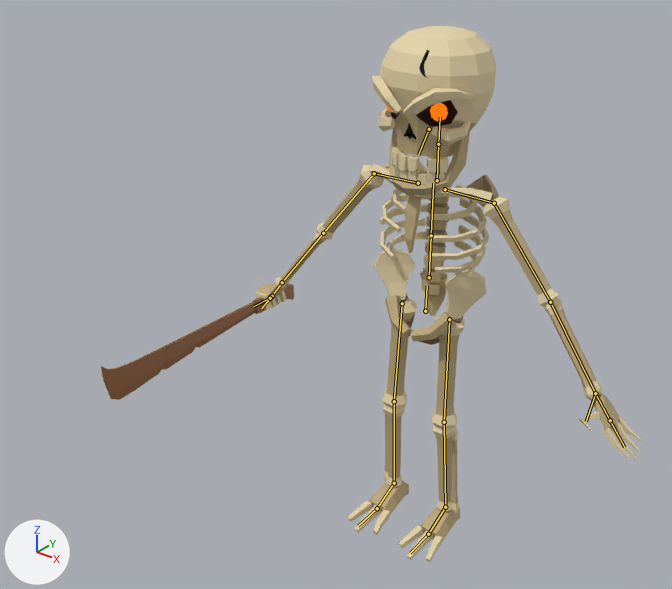
The glTF model game/models/characters/skeleton.glb: old version first, new version second.
Camera for both pictures: a 50 mm camera at (1.5, -2.36, 2.27) aimed at (-0.13, -0.32, 1.01). The lights are fixed; the arrows at lower left show +X, +Y and +Z. The older version comes first. The bones that change, and the others that lie on the model, are drawn over the model as lines.

The first picture shows 'skeleton'.
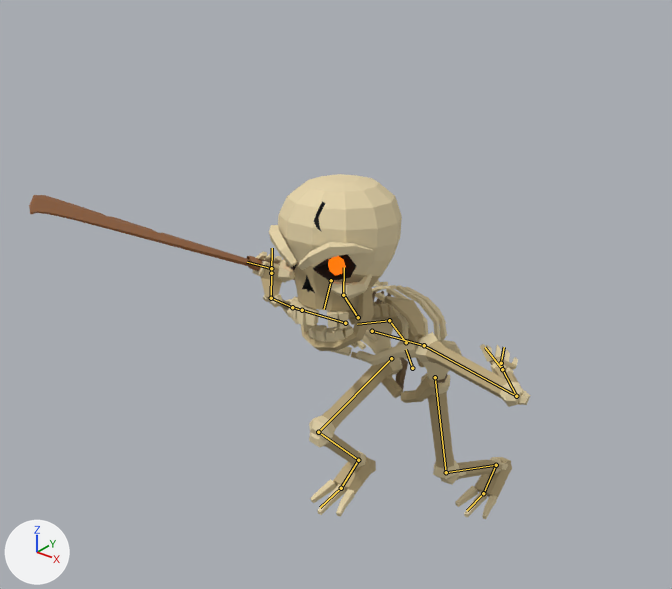
The newer file adds an action. The first version stands in its rest pose; the second is drawn at frame 5 of the action 'run-loop'.

Boxes (x1, y1, x2, y2) around the edits, measured in the pictures (672 x 589 px):
'skeleton', posed (7% narrower, 36% shorter)
    before: (101, 26, 642, 562)
    after: (29, 174, 531, 519)
bone 'hips', root to tip
    before: (425, 311) to (427, 285)
    after: (412, 368) to (406, 349)
bone 'spine', root to tip
    before: (429, 277) to (431, 235)
    after: (406, 342) to (389, 320)
bone 'chest', root to tip
    before: (431, 235) to (433, 183)
    after: (389, 320) to (357, 324)
bone 'neck', root to tip
    before: (437, 180) to (438, 144)
    after: (358, 317) to (343, 295)
bone 'head', root to tip
    before: (438, 144) to (440, 117)
    after: (343, 295) to (344, 267)
bone 'jaw', root to tip
    before: (429, 129) to (418, 154)
    after: (331, 280) to (324, 309)
bone 'shoulder_l', root to tip
    before: (445, 189) to (494, 203)
    after: (372, 331) to (424, 345)
bone 'upper_arm_l', root to tip
    before: (494, 203) to (550, 302)
    after: (424, 345) to (516, 396)
bone 'lower_arm_l', root to tip
    before: (550, 302) to (595, 393)
    after: (516, 396) to (502, 369)
bone 'fingers_l', root to tip
    before: (610, 420) to (624, 447)
    after: (501, 363) to (504, 347)
bone 'thumb_l', root to tip
    before: (595, 393) to (586, 421)
    after: (502, 369) to (485, 347)
bone 'shoulder_r', root to tip
    before: (418, 183) to (374, 173)
    after: (345, 323) to (302, 310)
bone 'upper_arm_r', root to tip
    before: (374, 173) to (323, 233)
    after: (302, 310) to (292, 307)
bone 'lower_arm_r', root to tip
    before: (323, 233) to (282, 282)
    after: (292, 307) to (271, 298)
bone 'hand_r', root to tip
    before: (282, 282) to (272, 296)
    after: (271, 298) to (271, 273)
bone 'upper_leg_l', root to tip
    before: (449, 319) to (444, 422)
    after: (435, 377) to (446, 472)
bone 'lower_leg_l', root to tip
    before: (444, 422) to (445, 507)
    after: (446, 472) to (496, 465)
bone 'foot_l', root to tip
    before: (445, 507) to (428, 534)
    after: (496, 465) to (483, 493)
bone 'toes_l', root to tip
    before: (428, 534) to (410, 553)
    after: (483, 493) to (467, 510)
bone 'upper_leg_r', root to tip
    before: (402, 303) to (394, 401)
    after: (391, 358) to (318, 432)
bone 'lower_leg_r', root to tip
    before: (394, 401) to (394, 483)
    after: (318, 432) to (358, 460)
bone 'foot_r', root to tip
    before: (394, 483) to (377, 508)
    after: (358, 460) to (341, 488)

The change in detail:
Bone 'hips' (bone_hips) moves from (0.0, 0.0, 0.0) to (-0.002, -0.192, 0.06).
Bone 'hips' (bone_hips) turns from (0, 0, 0) to (24, -5, 0) degrees about its own x, y and z.
Bone 'spine' (bone_spine) turns from (0, 0, 0) to (14, 5, 0) degrees about its own x, y and z.
Bone 'chest' (bone_chest) turns from (0, 0, 0) to (34, 2, 0) degrees about its own x, y and z.
Bone 'neck' (bone_neck) turns from (0, 0, 0) to (-38, -1, 0) degrees about its own x, y and z.
Bone 'head' (bone_head) turns from (0, 0, 0) to (-38, -1, 0) degrees about its own x, y and z.
Bone 'jaw' (bone_jaw) turns from (0, 0, 0) to (17, 0, 0) degrees about its own x, y and z.
Bone 'shoulder_l' (bone_shoulder_l) turns from (0, 0, 0) to (-5, 0, -1) degrees about its own x, y and z.
Bone 'upper_arm_l' (bone_upper_arm_l) turns from (0, 0, 0) to (65, -60, -123) degrees about its own x, y and z.
Bone 'lower_arm_l' (bone_lower_arm_l) turns from (0, 0, 0) to (-98, 124, 48) degrees about its own x, y and z.
Bone 'fingers_l' (bone_fingers_l) turns from (0, 0, 0) to (-15, 3, 19) degrees about its own x, y and z.
Bone 'thumb_l' (bone_thumb_l) turns from (0, 0, 0) to (-1, -6, 5) degrees about its own x, y and z.
Bone 'shoulder_r' (bone_shoulder_r) turns from (0, 0, 0) to (1, 0, 0) degrees about its own x, y and z.
Bone 'upper_arm_r' (bone_upper_arm_r) turns from (0, 0, 0) to (-22, -75, 30) degrees about its own x, y and z.
Bone 'lower_arm_r' (bone_lower_arm_r) turns from (0, 0, 0) to (41, -72, 152) degrees about its own x, y and z.
Bone 'hand_r' (bone_hand_r) turns from (0, 0, 0) to (119, 9, -73) degrees about its own x, y and z.
Bone 'upper_leg_l' (bone_upper_leg_l) turns from (0, 0, 0) to (-16, -7, -3) degrees about its own x, y and z.
Bone 'lower_leg_l' (bone_lower_leg_l) turns from (0, 0, 0) to (53, -1, 1) degrees about its own x, y and z.
Bone 'foot_l' (bone_foot_l) turns from (0, 0, 0) to (-41, 2, 6) degrees about its own x, y and z.
Bone 'toes_l' (bone_toes_l) turns from (0, 0, 0) to (-19, 0, 0) degrees about its own x, y and z.
Bone 'upper_leg_r' (bone_upper_leg_r) turns from (0, 0, 0) to (-95, 1, 9) degrees about its own x, y and z.
Bone 'lower_leg_r' (bone_lower_leg_r) turns from (0, 0, 0) to (109, 2, -1) degrees about its own x, y and z.
Bone 'foot_r' (bone_foot_r) turns from (0, 0, 0) to (-35, 1, -7) degrees about its own x, y and z.
